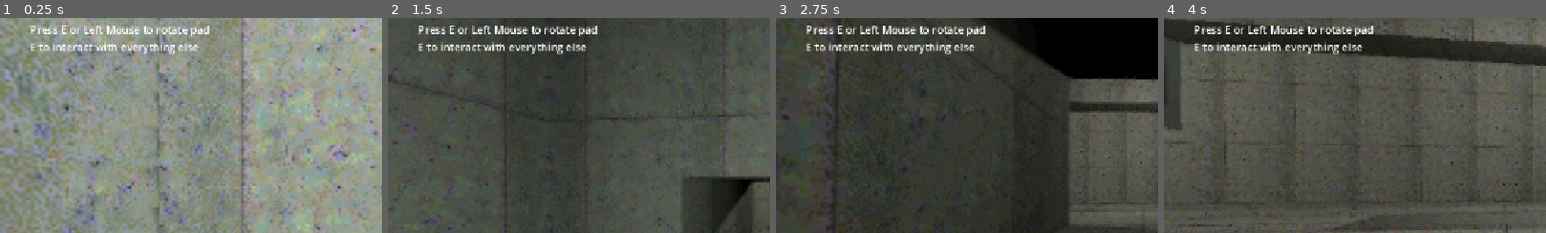
Above: before the commit, frames 1-4 (left to right).
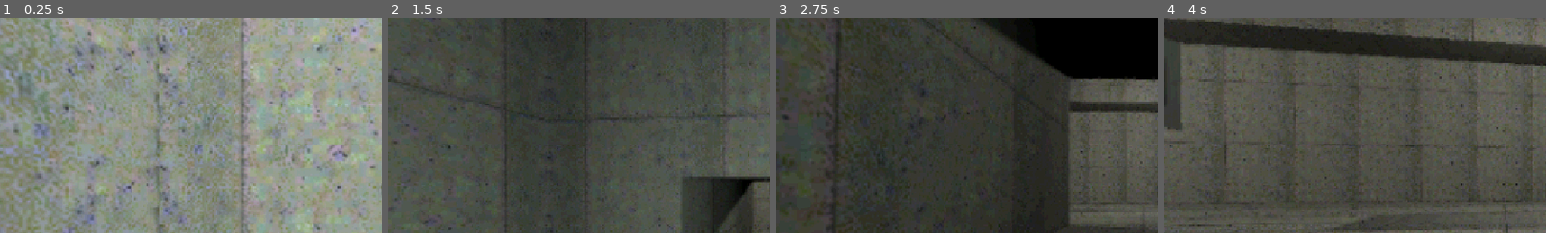
Above: after the commit, the same moments.

Repository: shagower/RE-ROUTE
Game: Godot game, scene res://Scenes/tutorial.tscn
Two runs of this game, one before a commit and one after it. Both use one fixed random seed, a clock stepped at 60 frames per second and the inputs below. This scene is started directly instead of the project's main scene.
Inputs (mouse positions are % of the whole screen's width and height, from its top left):
- Up to frame 1 (0.25 s): no input
- Up to frame 2 (1.5 s): tap E (interact) at 0.5, 1.25 s; move the mouse to (55, 50) at 0.52 s; hold W (char_up) from 0.53 s (still down); tap Ctrl (char_crouch) at 0.6 s; tap Space (char_jump) at 0.77 s; move the mouse to (45, 50) at 1.27 s; tap Shift (char_sprint) at 1.35 s
- Up to frame 3 (2.75 s): keep holding W (char_up); tap Space (char_jump) at 1.52 s; tap E (interact) at 2 s; move the mouse to (52, 48) at 2.02 s; hold E (interact) from 2.03 s (still down)
- Up to frame 4 (4 s): keep holding W (char_up); move the mouse to (49, 52) at 2.77 s; release E (interact) at 2.78 s; click (49, 52) at 2.85 s; tap Space (char_jump) at 3.02, 3.77 s; tap E (interact) at 3.5 s; move the mouse to (57, 51) at 3.52 s; tap I at 3.6 s
The pictures show only the part of the screen within x 0-50%, y 11-61%; the shares and areas given below are measured in that part.

The runs differ from the first frame. In frame 1, 1.9% of the frame differs, in the area x 8-55%, y 3-17%; in frame 2, 2.2%; in frame 3, 2.2%; in frame 4, 2.2%.

Commit message:
tutorial is 100% done i think

Diff:
--- a/Scenes/tutorial.tscn
+++ b/Scenes/tutorial.tscn
@@ -156,6 +156,7 @@
 texture = ExtResource("5_hu44a")
 
 [node name="Label" type="Label" parent="Shader" unique_id=40448953]
+visible = false
 offset_left = 45.0
 offset_top = 79.0
 offset_right = 157.0
@@ -221,6 +222,7 @@
 
 [node name="Node3D2" parent="." unique_id=423665905 instance=ExtResource("12_8mnmb")]
 transform = Transform3D(1, 0, 0, 0, 77.162735, 0, 0, 0, 9.986439, 13.06771, 1.7943368, -22.512735)
+target_scene = "uid://b1qum60a2jijp"
 
 [node name="MeshInstance3D6" type="MeshInstance3D" parent="." unique_id=1267481193]
 transform = Transform3D(1, 0, 0, 0, 1, 0, 0, 0, 1, 27.437866, 12.6083, -30.034332)
--- a/project.godot
+++ b/project.godot
@@ -11,7 +11,7 @@
 [application]
 
 config/name="RE-ROUTE"
-run/main_scene="uid://cwevb1lpxn7g4"
+run/main_scene="uid://yw248thkw734"
 config/features=PackedStringArray("4.7", "GL Compatibility")
 config/icon="res://icon.svg"
 
